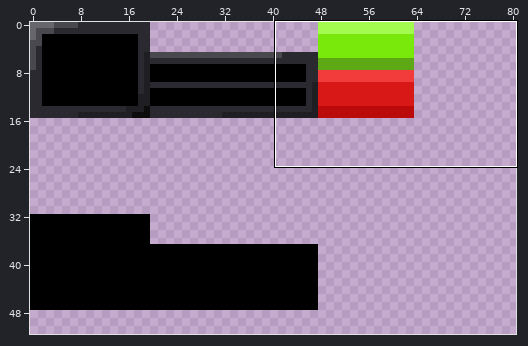
Two states of a pixel-art file, FredflixAndChell/FredFlixAndChell.CrossPlatform/Content/textures/UI/HUD.aseprite. The first picture is a wide view before the edit; the outline marks the close-up.
Close-up. First the earlier version:
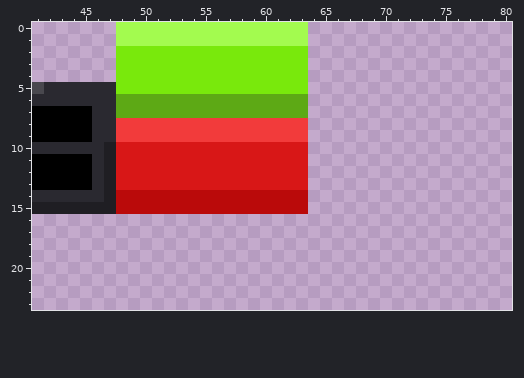
128x128 pixels, 1 frame. Shown: x 41..80, y 0..23. The wide view leaves out empty margins.
After the commit:
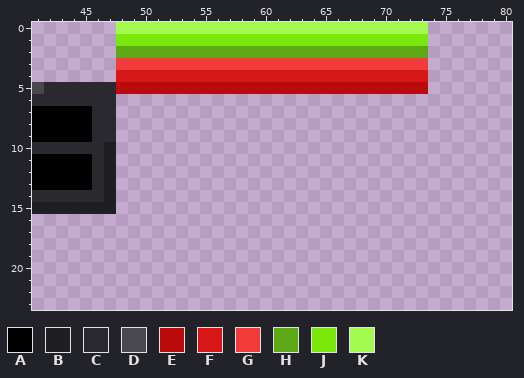
Palette (. is transparent): A #000000  B #1f1e23  C #2a2930  D #49484e  E #ba0a0a  F #d81717  G #f23b3b  H #5da915  J #79e90c  K #a3fb4f
From old to new:
Layer "hud-front":
The edit adds colour E in row 5 at x 64 to 73.
Colour J gives way to colour E in row 5 at x 48 to 63.
The edit adds colour F in row 4 at x 64 to 73.
Colour J gives way to colour F in row 4 at x 48 to 63.
The edit adds colour G in row 3 at x 64 to 73.
Colour J gives way to colour G in row 3 at x 48 to 63.
The edit adds colour H in row 2 at x 64 to 73.
Colour J gives way to colour H in row 2 at x 48 to 63.
The edit adds colour J in row 1 at x 64 to 73.
Colour K gives way to colour J in row 1 at x 48 to 63.
The edit adds colour K in row 0 at x 64 to 73.
The edit erases colour E in rows 14 to 15 at x 48 to 63.
The edit erases colour F in rows 10 to 13 at x 48 to 63.
The edit erases colour G in rows 8 to 9 at x 48 to 63.
The edit erases colour H in rows 6 to 7 at x 48 to 63.
